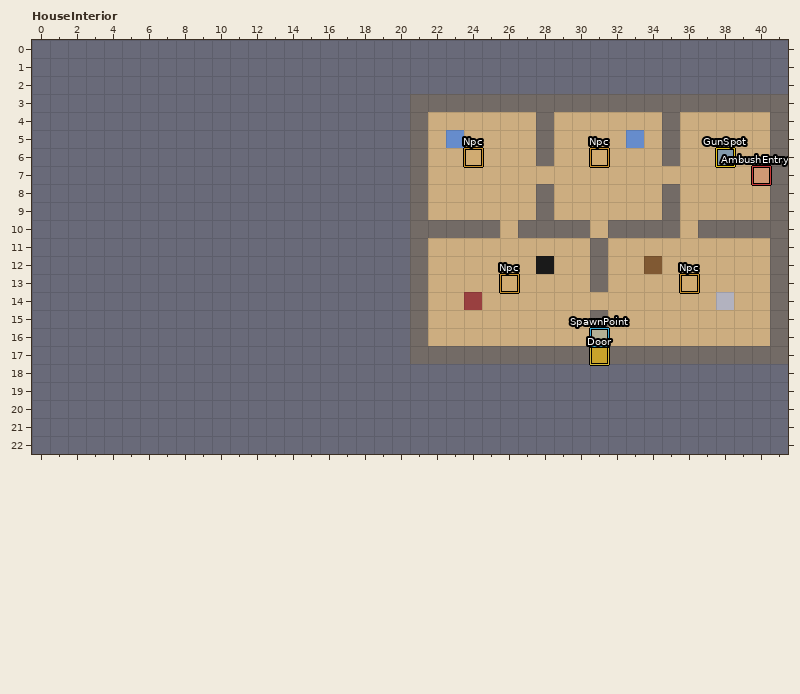
LDtk project: ldtk/neighborhood.ldtk. The first picture shows the starting point.
Cells are 32x32 px. Shown: HouseInterior x 0..41, y 0..22. The commit also changed other parts of the map, which this record leaves out. The old version is drawn lined up with the new one.
The same view after the edit:
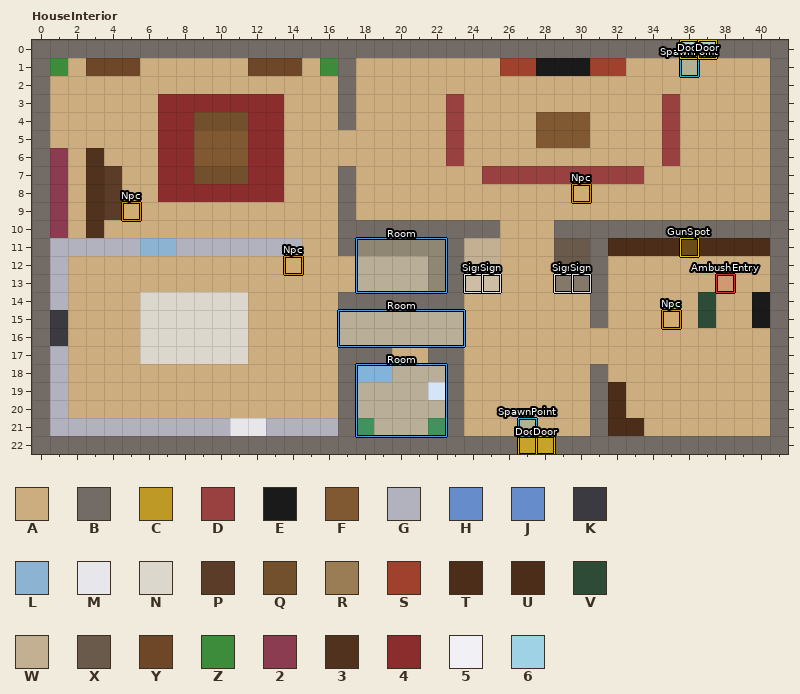
Key: from "Terrain": A 7 "Floor", B 8 "Wall", C 9 "ExitDoor", D 10 "FurnitureCouch", E 11 "FurnitureTv", F 12 "FurnitureTable", G 13 "FurnitureCounter", H 14 "FurnitureBed", J 15 "FurnitureBedGun", K 16 "FurnitureStove", L 17 "FurnitureSink", M 18 "FurnitureFridge", N 19 "FurnitureIsland", P 20 "FurnitureStool", Q 21 "FurnitureChair", R 22 "FurniturePantryShelf", S 23 "FurnitureFireplace", T 24 "FurnitureBookcase", U 25 "FurnitureBookcaseGun", V 26 "FurnitureRecliner", W 27 "StairsUp", X 28 "StairsDown", Y 29 "FurnitureChinaCabinet", Z 30 "FurniturePlant", 2 31 "FurnitureLiquorShelf", 3 32 "FurnitureBarCounter", 4 33 "Rug", 5 34 "FurnitureToilet", 6 35 "SlidingDoor".
_ is an empty cell.
Objects are placed by their top-left corner, in cells (3,4 is the top-left corner of cell 3,4); size is 1x1 cell unless given.
The author wrote: label room
Diff:
map size 21x15 -> 42x23 cells (old content now starts at 21,3; both pictures use the new coordinates)
Layer "Terrain":
y 0: x 34..38 _____ -> BB66B
y 1: x 1..16 ________________ -> ZAYYYAAAAAAYYYAZ; x 18..40 _______________________ -> AAAAAAAASSEEESSAAAAAAAA
y 2: x 1..16 ________________ -> AAAAAAAAAAAAAAAA; x 18..40 _______________________ -> AAAAAAAAAAAAAAAAAAAAAAA
y 3: x 1..16 ________________ -> AAAAAA4444444AAA; x 18..40 ___BBBBBBBBBBBBBBBBBBBB -> AAAAADAAAAAAAAAAADAAAAA
y 4: x 1..16 ________________ -> AAAAAA44QQQ44AAA; x 18..21 ___B -> AAAA; x 23 A -> D; x 28..30 BAA -> FFF; x 35 B -> D
y 5: x 1..21 ____________________B -> AAAAAA44FFF44AAAAAAAA; x 23 H -> D; x 28..30 BAA -> FFF; x 33 H -> A; x 35 B -> D
y 6: x 1..21 ____________________B -> 2A3AAA44FFF44AAAAAAAA; x 23 A -> D; x 28 B -> A; x 35 B -> D; x 38 J -> A
y 7: x 1..16 ________________ -> 2A3PAA44QQQ44AAA; x 18..21 ___B -> AAAA; x 25..33 AAAAAAAAA -> DDDDDDDDD
y 8: x 1..16 ________________ -> 2A3PAA4444444AAA; x 18..21 ___B -> AAAA; x 28 B -> A; x 35 B -> A
y 9: x 1..16 ________________ -> 2A3PAAAAAAAAAAAA; x 18..21 ___B -> AAAA; x 28 B -> A; x 35 B -> A
y 10: x 1..16 ________________ -> 2A3AAAAAAAAAAAAA; x 18..20 ___ -> BBB; x 27..28 BB -> AA; x 31 A -> B; x 36 A -> B
y 11: x 1..23 ____________________BAA -> GGGGGLLGGGGGGGAABRRRRRB; x 29..30 AA -> XX; x 32..40 AAAAAAAAA -> TTTTUTTTT
y 12: x 1..25 ____________________BAAAA -> GAAAAAAAAAAAAAAAAAAAARBWW; x 28..30 EAA -> AXX; x 34 F -> A
y 13: x 1..25 ____________________BAAAA -> GAAAAAAAAAAAAAAAAAAAARBWW; x 29..30 AA -> XX
y 14: x 1..20 ____________________ -> GAAAANNNNNNAAAAABBBB; x 22..24 AAD -> BBA; x 31 A -> B; x 37..38 AG -> VA; x 40 A -> E
y 15: x 1..21 ____________________B -> KAAAANNNNNNAAAAAAAAAA; x 37 A -> V; x 40 A -> E
y 16: x 1..21 ____________________B -> KAAAANNNNNNAAAAAAAAAA
y 17: x 1..21 ____________________B -> GAAAANNNNNNAAAAABBBAA; x 24..40 BBBBBBBCBBBBBBBBB -> AAAAAAAAAAAAAAAAA
y 18: x 1..40 ________________________________________ -> GAAAAAAAAAAAAAAABLLAAABAAAAAAABAAAAAAAAA
y 19: x 1..30 ______________________________ -> GAAAAAAAAAAAAAAABAAAA5BAAAAAAA; x 32..40 _________ -> TAAAAAAAA
y 20: x 1..30 ______________________________ -> GAAAAAAAAAAAAAAABAAAAABAAAAAAA; x 32..40 _________ -> TAAAAAAAA
y 21: x 1..30 ______________________________ -> GGGGGGGGGGMMGGGGBZAAAZBAAAAAAA; x 32..40 _________ -> TTAAAAAAA
y 22: x 18..22 _____ -> BBBBB; x 26..29 ____ -> BCCB
Layer "Entities":
changed: "Door" rectangle at 31,17 -> "Door" rectangle at 27,22
changed: "SpawnPoint" rectangle at 31,16 -> "SpawnPoint" rectangle at 27,21
changed: "Npc" rectangle at 26,13 -> "Npc" rectangle at 14,12
changed: "Npc" rectangle at 36,13 -> "Npc" rectangle at 35,15
changed: "Npc" rectangle at 24,6 -> "Npc" rectangle at 30,8
changed: "Npc" rectangle at 31,6 -> "Npc" rectangle at 5,9
changed: "GunSpot" rectangle at 38,6 -> "GunSpot" rectangle at 36,11
changed: "AmbushEntry" rectangle at 40,7 -> "AmbushEntry" rectangle at 38,13
added: "Door" rectangle at 28,22
added: "Sign" rectangle at 24,13
added: "Sign" rectangle at 25,13
added: "Sign" rectangle at 29,13
added: "Sign" rectangle at 30,13
added: "SpawnPoint" rectangle at 36,1
added: "Door" rectangle at 36,0
added: "Door" rectangle at 37,0
added: "Room" rectangle at 18,11 size 5x3
added: "Room" rectangle at 17,15 size 7x2
added: "Room" rectangle at 18,18 size 5x4
